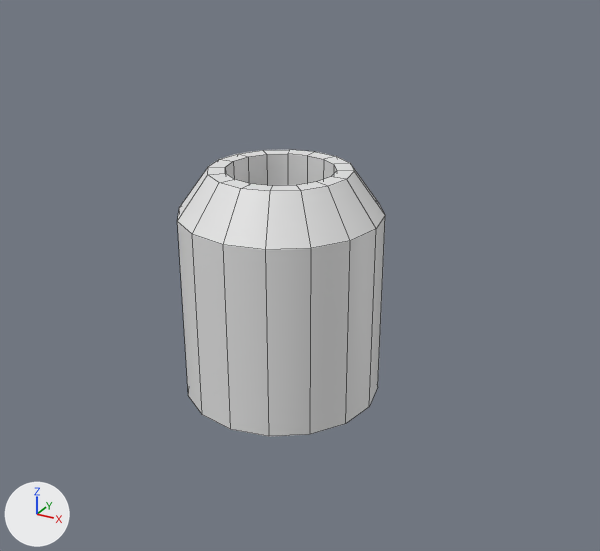
Renders of the Blender file assets/model/borehole.blend from each side of a commit.
Camera for both pictures: a camera (50 mm lens) standing at (31.0, -53.4, 23.5) and looking at (1.5, 0.3, -3.3). Lighting does not change. The marker at lower left points along +X, +Y and +Z. Mesh edges are drawn as thin lines.
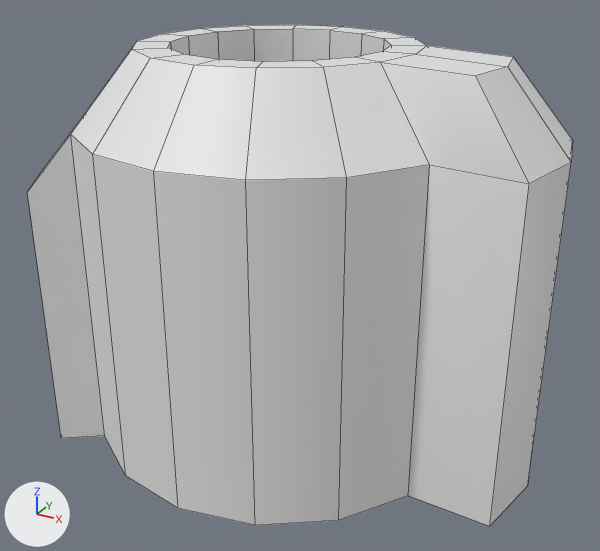
What differs and where, as boxes [x1, y1, x2, y2] in the pictures (600 x 551 px):
'Cylinder', reshaped, moved, rescaled (162% wider, 75% taller)
    before: [177, 150, 385, 436]
    after: [27, 25, 573, 526]
part 1 of me_cylinder, built on
    before: [329, 171, 385, 423]
    after: [27, 46, 573, 526]

The change, as a list of edits to the scene's bpy script:
```text
Change me_cylinder:
    used by ob_cylinder; location = (-0.04, 0.01, -15.77); scale = (11.1, 11.1, 10.6)
    remove me_cylinder.from_pydata(...)  # 80 vertices, 66 faces; spans x -0.73..0.73, y -0.73..0.73, z 0.22..2.0
    add me_cylinder.from_pydata(...)  # 96 vertices, 78 faces; spans x -0.81..1.03, y -0.73..0.92, z 0.2..2.0
    me_cylinder part 1
    3 vertices are removed from x 0.0..0.73, y 0.0..0.73, z 0.22..1.68
    8 faces are deleted
    14 vertices are added at x -0.81..1.03, y -0.61..0.92, z 0.2..1.99
    5 new vertices lie (0.0, 0.19, 0.0) away from vertices in x -0.28..0.28, y 0.67..0.73, z 0.22..1.68
    20 new faces join them
Change ob_cylinder:
    ob_cylinder.location: (-0.04, 0.01, -15.77) -> (-0.04, 0.01, -19.85)
    ob_cylinder.scale: (11.1, 11.1, 10.6) -> (20.8, 20.8, 17.3)
```
